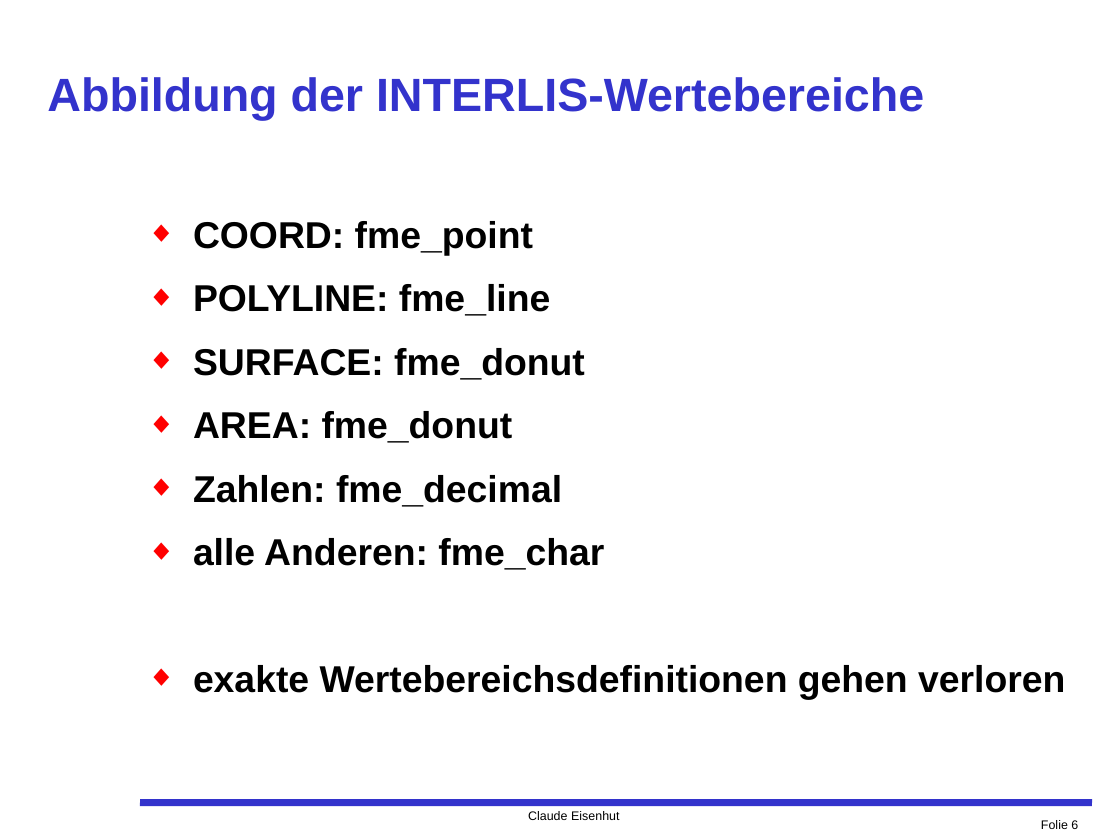
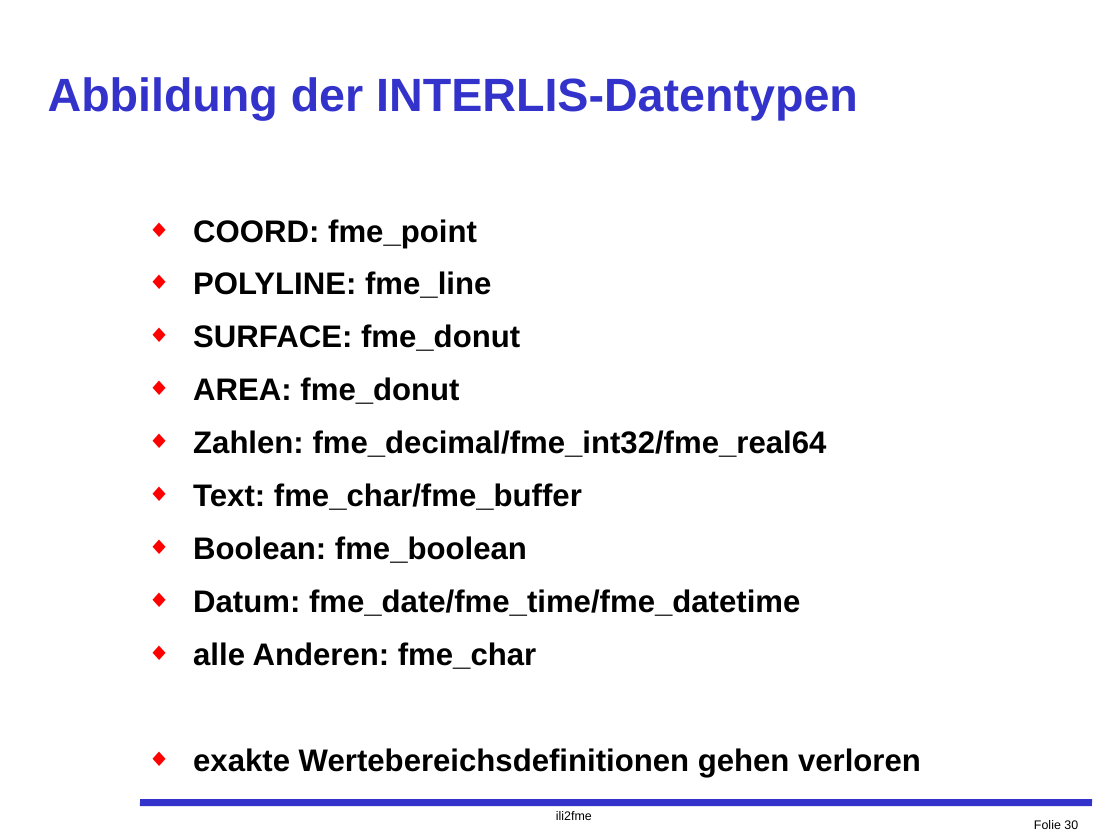
Before and after one commit to claeis/ili2fme, a slide deck: slide 30 of docs/usr/FME-Modul.ppt (slide 6 before the commit). Drawn at 1120x840 pixels with LibreOffice and Linux fonts; fonts in the diff are those of the drawing. Boxes give left, top, right and bottom in pixels: in the first picture for what was removed or moved away, otherwise in the second. Text is boxed around its words. In the diff, an @@ line names an element or a change of style, - is before the commit and + after.

```diff
--- a/docs/usr/FME-Modul.ppt
+++ b/docs/usr/FME-Modul.ppt
@@ title at box(48, 77, 858, 120): text changed @@
-Abbildung der INTERLIS-Wertebereiche
+Abbildung der INTERLIS-Datentypen
@@ text at box(193, 219, 921, 777): size 24 to 20 pt in "COORD: fme_point", "POLYLINE: fme_line", "SURFACE: fme_donut", "AREA: fme_donut" and 2 more places; less space between paragraphs @@
@@ text at box(193, 430, 827, 616): text changed; size 24 to 20 pt @@
-◆ Zahlen: fme_decimal
+◆ Zahlen: fme_decimal/fme_int32/fme_real64
+◆ Text: fme_char/fme_buffer
+◆ Boolean: fme_boolean
+◆ Datum: fme_date/fme_time/fme_datetime
@@ text at box(556, 811, 592, 820): text changed @@
-Claude Eisenhut
+ili2fme
@@ page number at box(1034, 820, 1078, 829): text changed @@
-Folie 6
+Folie 30
```
Also in this commit, not shown: 10 other slides changed, 30 slides added, 1 slide removed, 2 other files.
